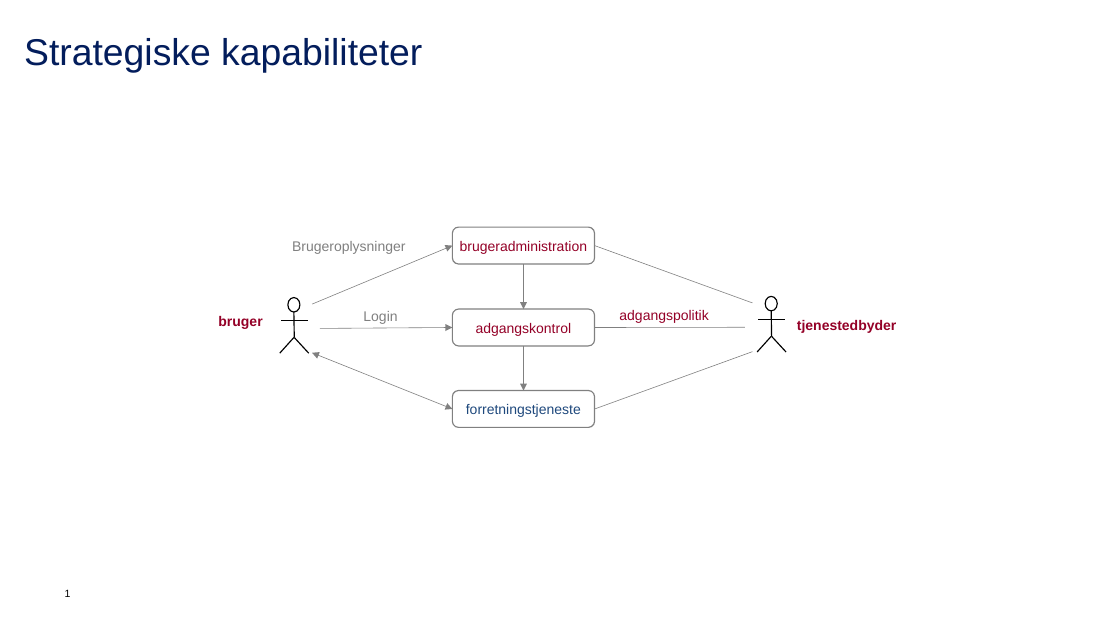
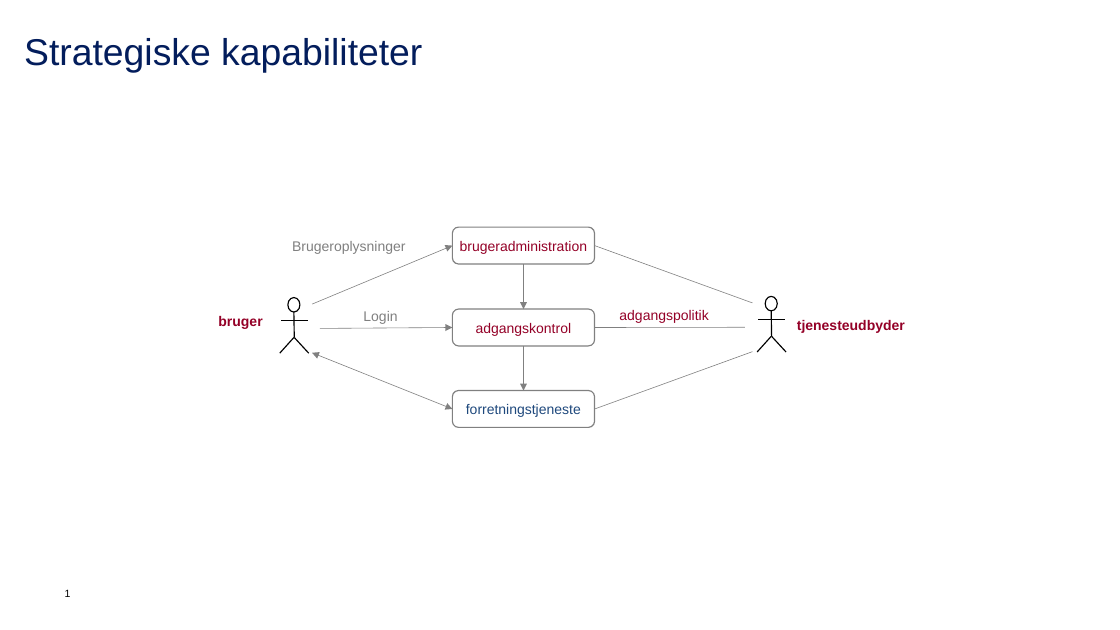
Before and after one commit to digst/trust, a slide deck: slide 1 of Figurer.pptx. Drawn at 1120x630 pixels with LibreOffice and Linux fonts; fonts in the diff are those of the drawing; background and template pictures are left out. Boxes give left, top, right and bottom in pixels: in the first picture for what was removed or moved away, otherwise in the second. Text is boxed around its words. In the diff, an @@ line names an element or a change of style, - is before the commit and + after.

```diff
--- a/Figurer.pptx
+++ b/Figurer.pptx
@@ text at [797, 320, 905, 333]: text changed @@
-tjenestedbyder
+tjenesteudbyder
```
Also in this commit, not shown: 1 other file.
